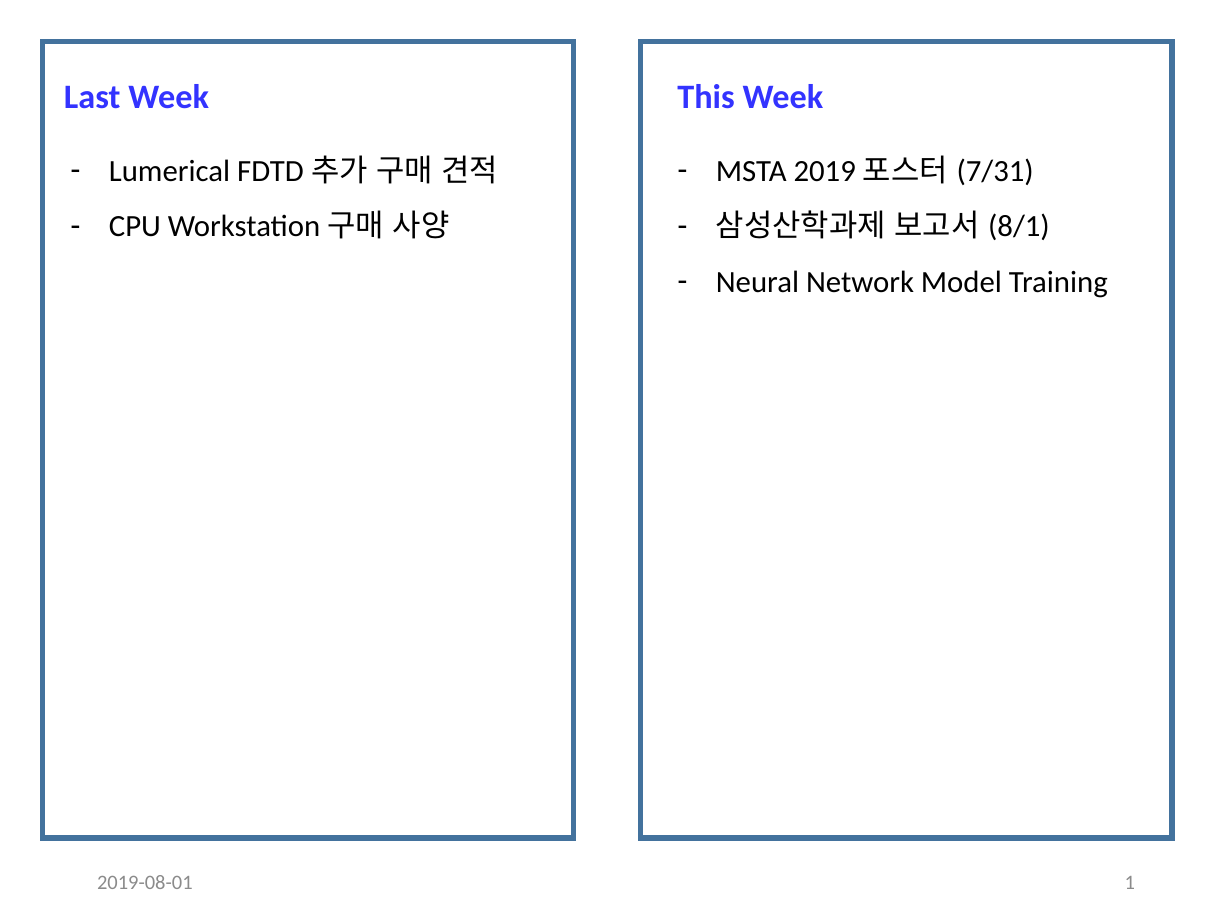
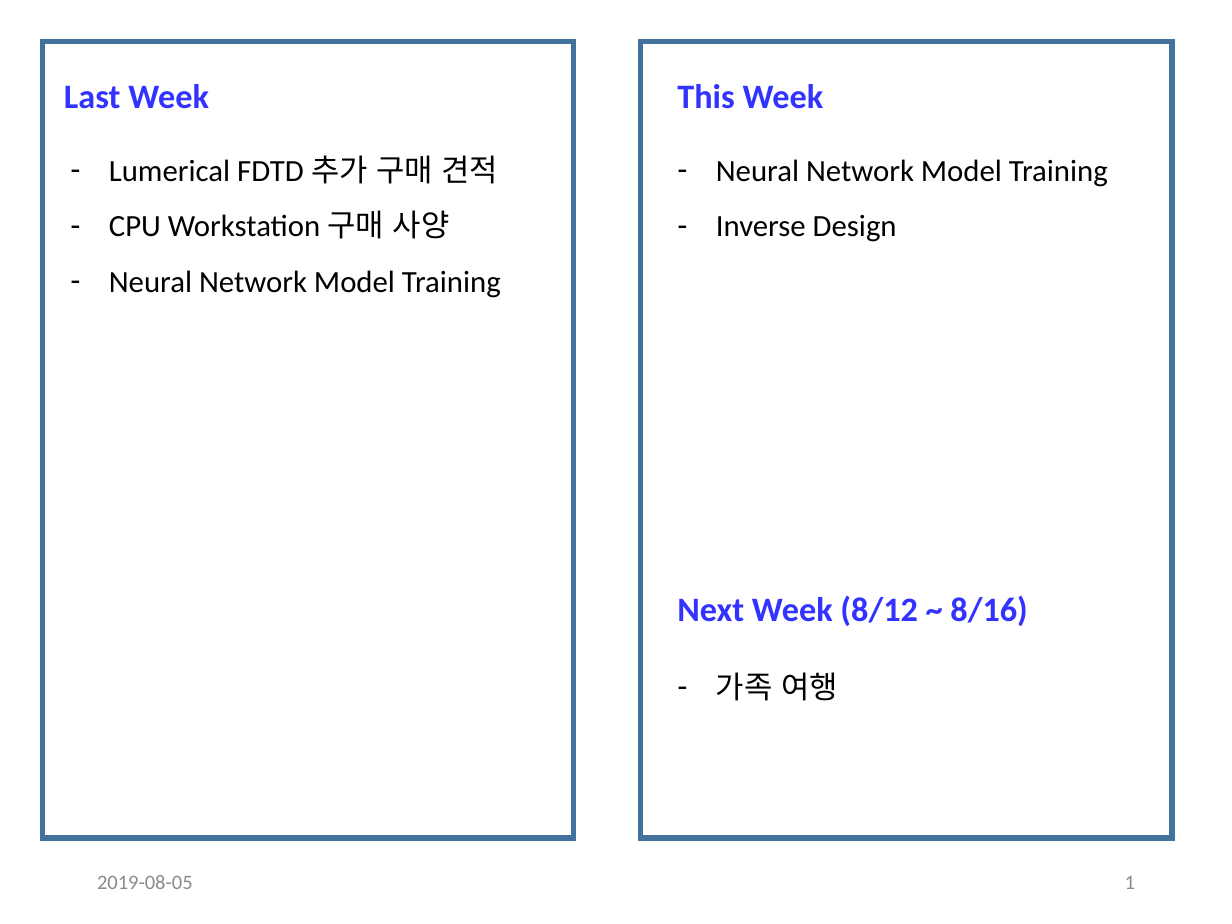
Before and after one commit to jglee96/NBTP_Lab, a slide deck: slide 1 of 랩미팅/201908/190805 (Jong).pptx. Drawn at 1232x924 pixels with LibreOffice and Linux fonts; fonts in the diff are those of the drawing. Boxes give left, top, right and bottom in pixels: in the first picture for what was removed or moved away, otherwise in the second. Text is boxed around its words. In the diff, an @@ line names an element or a change of style, - is before the commit and + after.

```diff
--- a/랩미팅/201908/190805 (Jong).pptx
+++ b/랩미팅/201908/190805 (Jong).pptx
@@ text at [716, 155, 1050, 240]: paragraphs removed @@
-– MSTA 2019 포스터 (7/31)
-– 삼성산학과제 보고서 (8/1)
@@ text at [716, 215, 897, 242]: paragraph added @@
+– Inverse Design
@@ text at [109, 270, 501, 298]: paragraph added @@
+– Neural Network Model Training
@@ text added at [677, 596, 1027, 626], 20 pt, text #3333FF, bold @@
+Next Week (8/12 ~ 8/16)
@@ text added at [716, 672, 838, 701], 18 pt, text #000000 @@
+– 가족 여행
@@ text at [97, 875, 193, 889]: text changed @@
-2019-08-01
+2019-08-05
```
Also in this commit, not shown: 3 other slides changed, 3 slides added, 2 slides removed, 19 other files.
